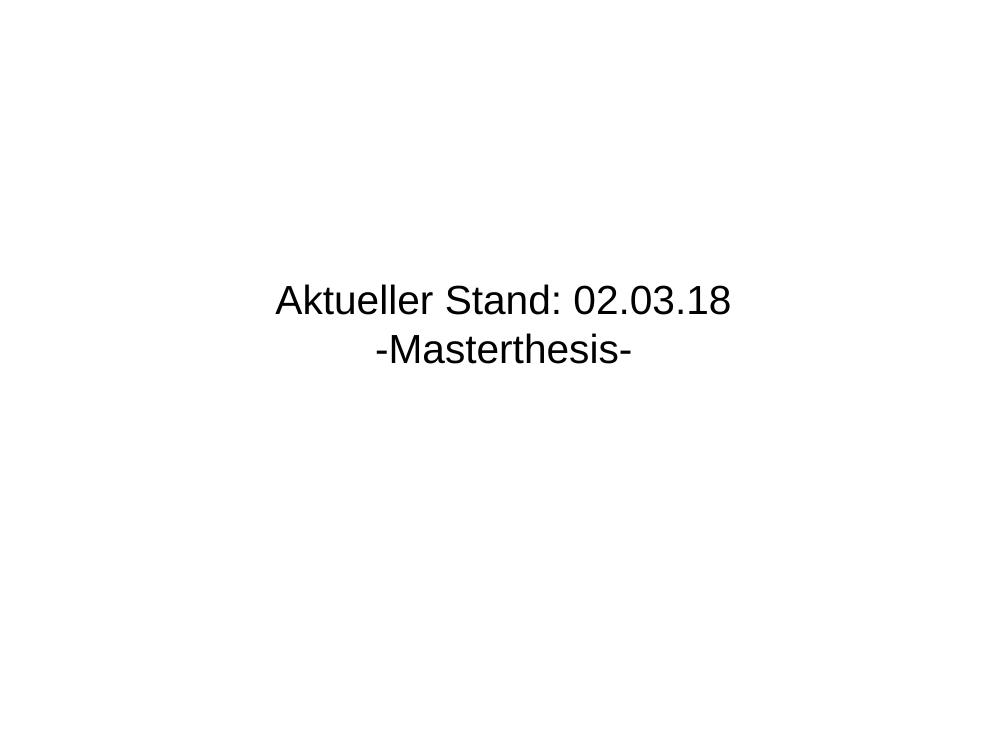
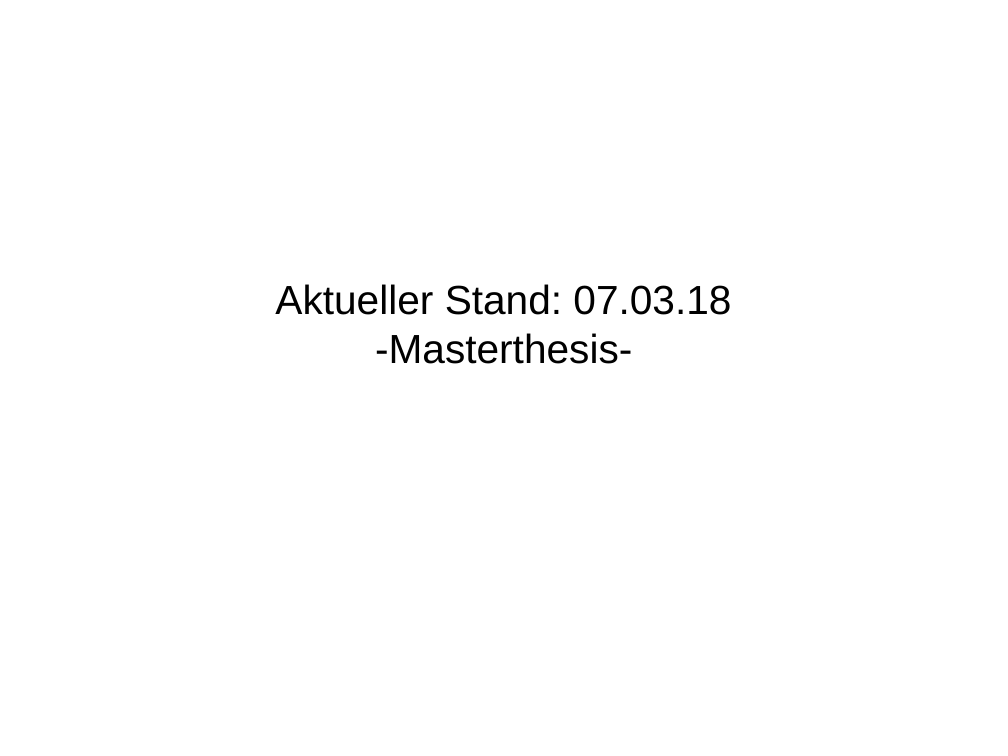
Before and after one commit to HannahSyrek/MTAnalysisOfCGMCurves, a slide deck: slide 1 of Stuff/presentation_02_03_18.odp. Drawn at 1008x756 pixels with LibreOffice and Linux fonts; fonts in the diff are those of the drawing. Boxes give left, top, right and bottom in pixels: in the first picture for what was removed or moved away, otherwise in the second. Text is boxed around its words. In the diff, an @@ line names an element or a change of style, - is before the commit and + after.

```diff
--- a/Stuff/presentation_02_03_18.odp
+++ b/Stuff/presentation_02_03_18.odp
@@ subtitle at box(275, 284, 731, 315): text changed @@
-Aktueller Stand: 02.03.18
+Aktueller Stand: 07.03.18
```
Also in this commit, not shown: 8 other slides changed, 1 slide added, 3 other files.
